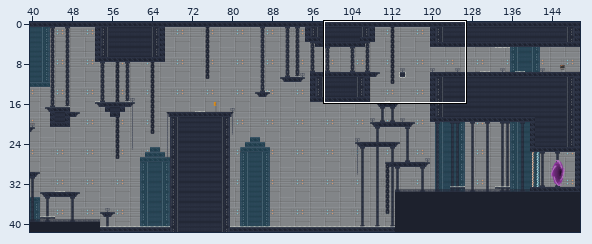
An edit to a level. Tiled map, Development Platformer/Game/maps/Test_Map.tmx. The first picture is a wide view before the edit; the outline marks the close-up.
Close-up. The starting point:
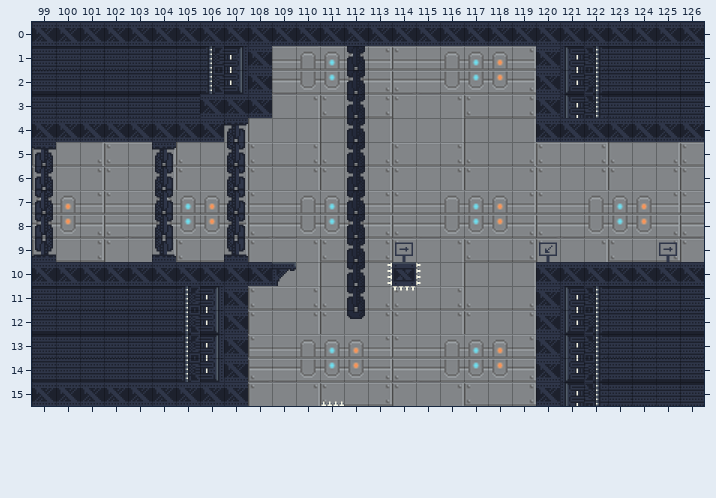
Cells are 32x32 px. Shown: x 99..126, y 0..15. The commit also changed other parts of the map, which this record leaves out.
New version:
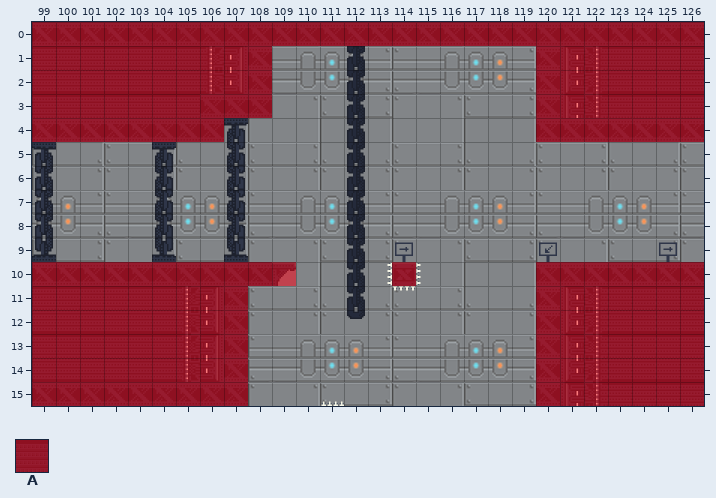
Key: from "metaTiles": A 1.
_ is an empty cell.
Tiles of an added or newly shown layer are drawn over the layers below it.
See-through tiles are keyed as they look on the map.
Diff:
Layer "PathfindingCollisions" (added):
y 0: x 99..126 ____________________________ -> AAAAAAAAAAAAAAAAAAAAAAAAAAAA
y 1..3: x 99..108 __________ -> AAAAAAAAAA; x 120..126 _______ -> AAAAAAA
y 4: x 99..106 ________ -> AAAAAAAA; x 120..126 _______ -> AAAAAAA
y 10: x 99..109 ___________ -> AAAAAAAAAAA; x 114 _ -> A; x 120..126 _______ -> AAAAAAA
y 11..15: x 99..107 _________ -> AAAAAAAAA; x 120..126 _______ -> AAAAAAA
